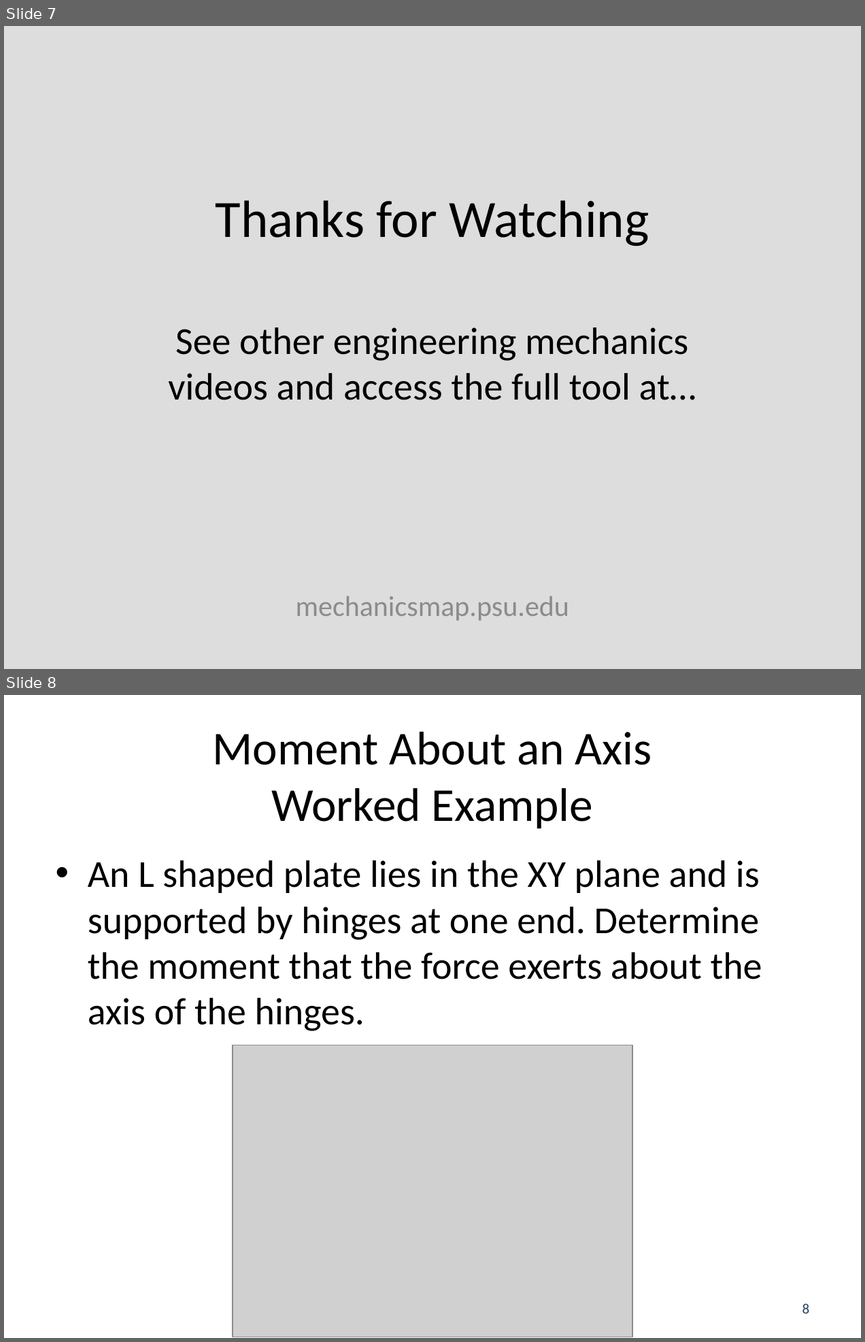
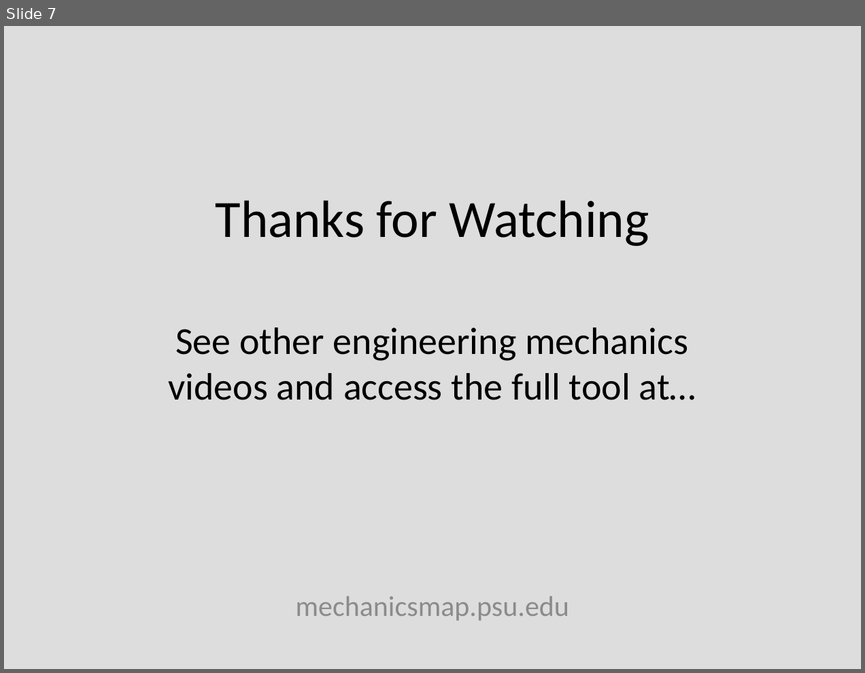
Before and after one commit to JacobMoore/mechanics_textbook, a slide deck: Lecture Slides/VideoLectureSlides/3.5.pptx. Shown one above the other, each under a label of ours: slides 7 and 8 before the commit, slide 7 after it. The pictures are 865x1342 and 865x673 pixels, drawn with LibreOffice and Linux fonts; fonts in the diff are those of the drawing; grey boxes stand for pictures; background and template pictures are left out. Boxes give left, top, right and bottom in pixels: in the first picture for what was removed or moved away, otherwise in the second. Text is boxed around its words. In the diff, an @@ line names an element or a change of style, - is before the commit and + after.

```diff
--- a/Lecture Slides/VideoLectureSlides/3.5.pptx
+++ b/Lecture Slides/VideoLectureSlides/3.5.pptx
@@ slide 8 removed at [4,695,861,1338], background #FFFFFF @@
@@ title removed at [212,732,652,829] @@
-Moment About an Axis
-Worked Example
@@ text removed at [88,860,762,1031] @@
-• An L shaped plate lies in the XY plane and is supported by hinges at one end. Determine the moment that the force exerts about the axis of the hinges.
@@ picture removed at [232,1045,633,1337] @@
@@ page number removed at [802,1303,810,1313] @@
-8
```
Also in this commit, not shown: 2 slides added, 25 other files.
